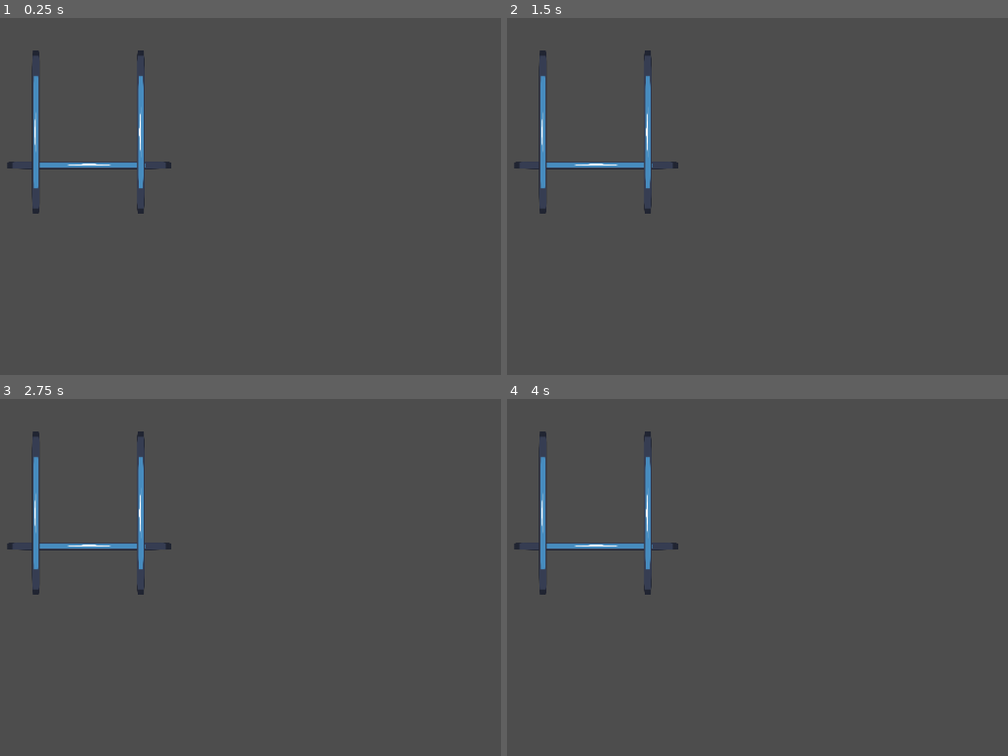
Above: before the commit, frames 1-4 (two rows, left to right).
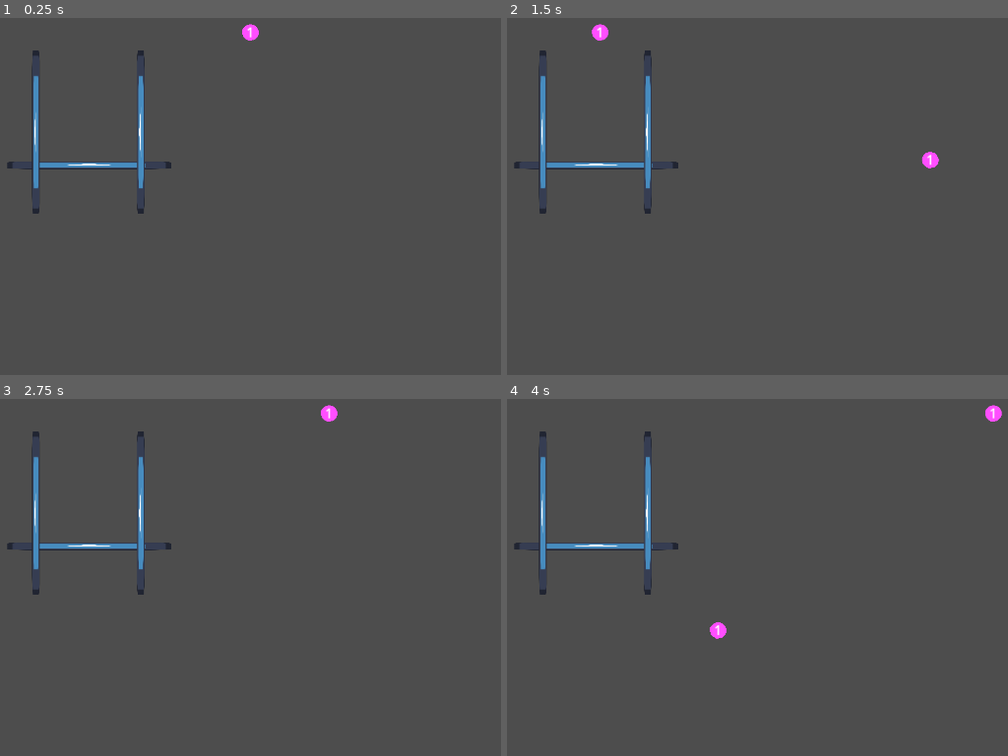
Above: after the commit, the same moments.

Repository: ashtherz/roots
Game: Godot game, scene res://scenes/suika.tscn
Same seed, same stepped clock (60 frames per second), same inputs: the game is played once before the commit and once after it. This scene is started directly instead of the project's main scene. The engine's default icon, where the game draws it, is replaced by a stand-in: a white triangle on a blue panel in a dark square.
Inputs (mouse positions are in pixels of both pictures, inside the frame that each line leads up to):
- Up to frame 1 (0.25 s): no input
- Up to frame 2 (1.5 s): tap Enter at 0.5 s; move the mouse to (932, 178) at 0.52 s; hold Right (ui_right) from 0.53 s (still down); tap Z (Interact) at 0.6, 1.35 s; click (932, 178) at 0.67 s; tap Up (PlatformerJump) at 0.77 s; move the mouse to (602, 221) at 1.27 s
- Up to frame 3 (2.75 s): tap Up (PlatformerJump) at 1.52 s; move the mouse to (330, 484) at 2.02 s; release Right (ui_right) at 2.03 s; hold Left (ui_left) from 2.03 s (still down); tap Z (Interact) at 2.1 s
- Up to frame 4 (4 s): tap Space at 2.75 s; move the mouse to (717, 670) at 2.77 s; release Left (ui_left) at 2.78 s; hold Right (ui_right) from 2.78 s (still down); tap Z (Interact) at 2.85, 3.6 s; click (717, 670) at 2.92 s; tap Up (PlatformerJump) at 3.02, 3.77 s; move the mouse to (992, 648) at 3.52 s

The runs differ from the first frame. In frame 1, 0.1% of the frame differs, in the area x 48-52%, y 1-7%; in frame 2, 0.2%, in the area x 16-87%, y 1-43%; in frame 3, 0.1%; in frame 4, 0.2%.
Error before the commit: Parse Error: Preload file "res://suika_ball.tscn" does not exist. (res://scripts/suika/suika.gd:3)

Commit message:
idk why the scene deleted itself but its ok

Diff:
--- a/game/scenes/suika_ball.tscn
+++ b/game/scenes/suika_ball.tscn
@@ -1,3 +1,25 @@
 [gd_scene format=3 uid="uid://bdso7jvtxov5g"]
 
-[node name="SuikaBall" type="Node2D" unique_id=131553568]
+[ext_resource type="Script" uid="uid://cnprvw4kchca5" path="res://scripts/suika/suika_ball.gd" id="1_4jyye"]
+
+[sub_resource type="CircleShape2D" id="CircleShape2D_kldmu"]
+resource_local_to_scene = true
+radius = 20.0
+
+[node name="SuikaBall" type="RigidBody2D" unique_id=398394202]
+script = ExtResource("1_4jyye")
+
+[node name="CollisionShape2D" type="CollisionShape2D" parent="." unique_id=1000593917]
+shape = SubResource("CircleShape2D_kldmu")
+
+[node name="Polygon2D" type="Polygon2D" parent="CollisionShape2D" unique_id=1819285175]
+scale = Vector2(2, 2)
+color = Color(1, 0.30588236, 1, 1)
+polygon = PackedVector2Array(0, -10, 4, -9, 6, -8, 8, -6, 9, -4, 10, -2, 10, 0, 10, 2, 9, 5, 7, 7, 5, 9, 1, 10, -3, 10, -6, 8, -9, 5, -10, 1, -10, -3, -8, -6, -6, -8, -4, -9)
+
+[node name="Label" type="Label" parent="CollisionShape2D/Polygon2D" unique_id=2055352972]
+offset_left = -5.0
+offset_top = -12.0
+offset_right = 9.0
+offset_bottom = 11.0
+text = "1"
--- a/game/scripts/suika/suika.gd
+++ b/game/scripts/suika/suika.gd
@@ -1,6 +1,6 @@
 extends Node2D
 
-var suika_ball = preload("res://suika_ball.tscn");
+var suika_ball = preload("res://scenes/suika_ball.tscn")
 @onready var curr :Node = null;
 
 # Called when the node enters the scene tree for the first time.
--- a/game/scripts/suika/suika_ball.gd
+++ b/game/scripts/suika/suika_ball.gd
@@ -20,6 +20,6 @@
 			level += 1;
 			$CollisionShape2D.shape.radius *= 1.5;
 			$CollisionShape2D/Polygon2D.scale *= 1.5;
-			$CollisionShape2D/Label.text = str(level)
+			$CollisionShape2D/Polygon2D/Label.text = str(level)
 			for b in get_colliding_bodies():
 				_on_body_entered(b)
